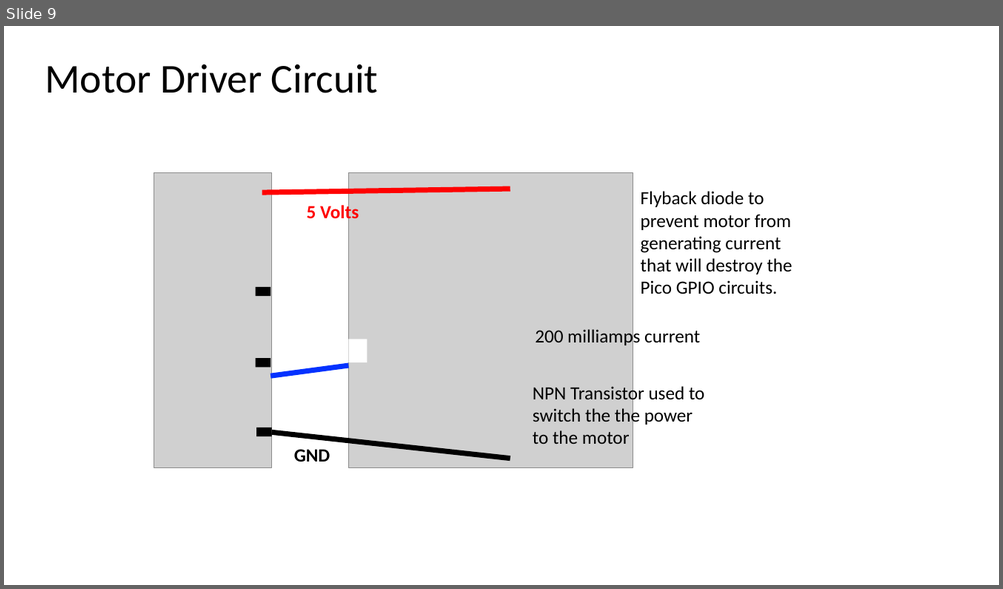
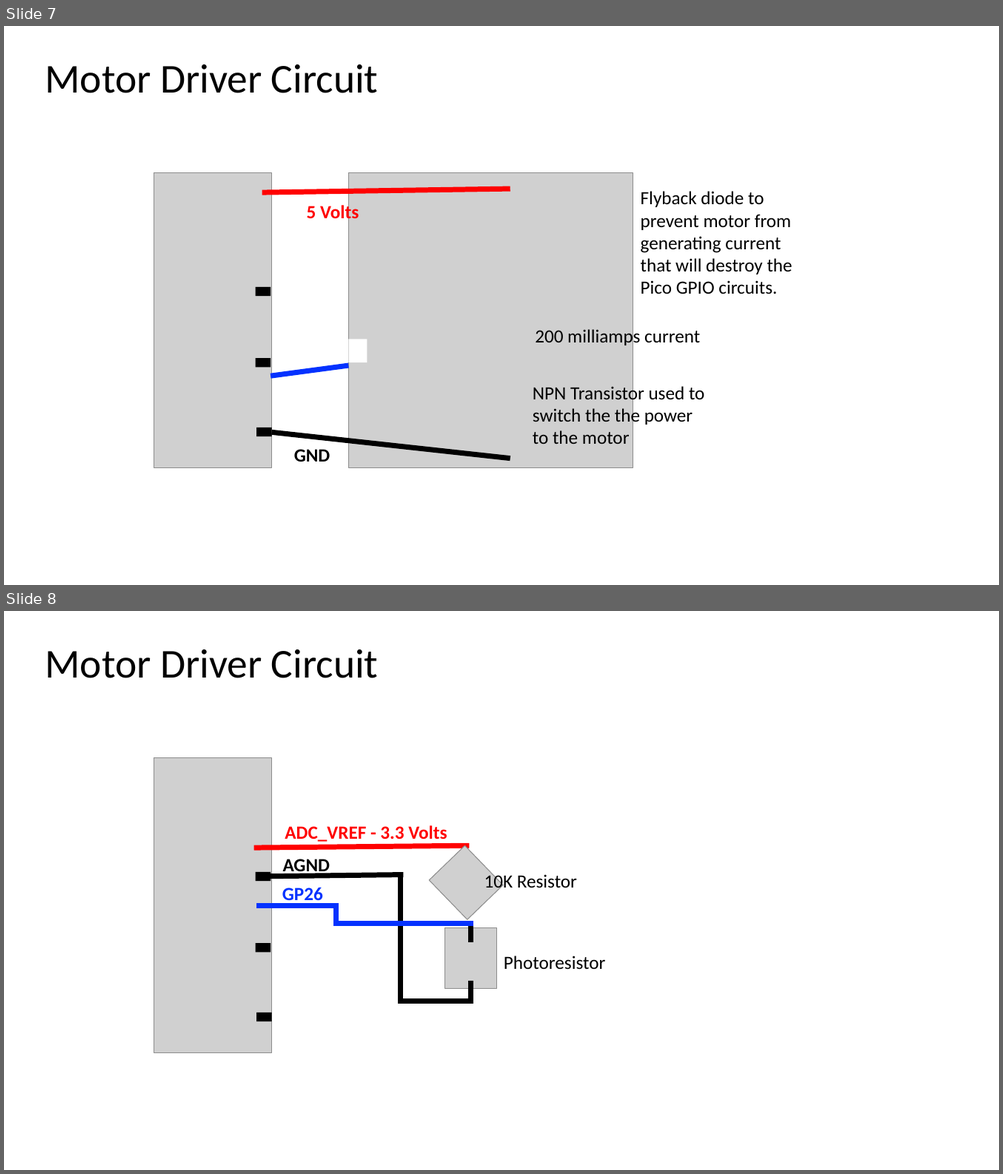
Before and after one commit to CoderDojoTC/micropython, a slide deck: docs/presentations/Circuit-Diagrams.pptx. Shown one above the other, each under a label of ours: slide 9 before the commit, slides 7 and 8 after it. The pictures are 1003x589 and 1003x1174 pixels, drawn with LibreOffice and Linux fonts; fonts in the diff are those of the drawing; grey boxes stand for pictures. Boxes give left, top, right and bottom in pixels: in the first picture for what was removed or moved away, otherwise in the second. Text is boxed around its words. In the diff, an @@ line names an element or a change of style, - is before the commit and + after.

```diff
--- a/docs/presentations/Circuit-Diagrams.pptx
+++ b/docs/presentations/Circuit-Diagrams.pptx
@@ slide 8 added at <box>4,611,999,1170</box>, background #FFFFFF @@
@@ title added at <box>45,649,378,678</box>, 39.6 pt, text #000000 @@
+Motor Driver Circuit
@@ picture added at <box>154,758,272,1054</box> @@
@@ text added at <box>284,826,447,842</box>, 18 pt, text #FF0000, bold @@
+ADC_VREF - 3.3 Volts
@@ line added from (257, 849) to (466, 846), #FF0000 5 pt @@
@@ picture added at <box>429,846,503,920</box> @@
@@ rectangle added at <box>256,872,270,881</box>, fill #000000 @@
@@ line added from (270, 877) to (401, 875), #000000 5 pt @@
@@ text added at <box>283,859,330,876</box>, 18 pt, text #000000, bold @@
+AGND
@@ line added from (401, 1002) to (401, 875), #000000 5 pt @@
@@ text added at <box>484,873,577,893</box>, 18 pt, text #000000 @@
+10K Resistor
@@ text added at <box>282,887,323,906</box>, 18 pt, text #0432FF, bold @@
+GP26
@@ line added from (259, 906) to (336, 906), #0432FF 5 pt @@
@@ line added from (336, 924) to (336, 906), #0432FF 5 pt @@
@@ line added from (470, 943) to (470, 921), #000000 5 pt @@
@@ rectangle added at <box>256,943,270,952</box>, fill #000000 @@
@@ line added from (337, 924) to (470, 924), #0432FF 5 pt @@
@@ rectangle added at <box>349,924,367,948</box>, fill #FFFFFF @@
@@ picture added at <box>444,928,497,989</box> @@
@@ text added at <box>504,956,605,970</box>, 18 pt, text #000000 @@
+Photoresistor
@@ line added from (470, 1002) to (470, 983), #000000 5 pt @@
@@ line added from (401, 1002) to (470, 1002), #000000 5 pt @@
@@ rectangle added at <box>257,1013,272,1022</box>, fill #000000 @@
@@ what was slide 9 is now slide 7 @@
```
Also in this commit, not shown: 4 other slides added, 5 slides removed, 4 other files.
